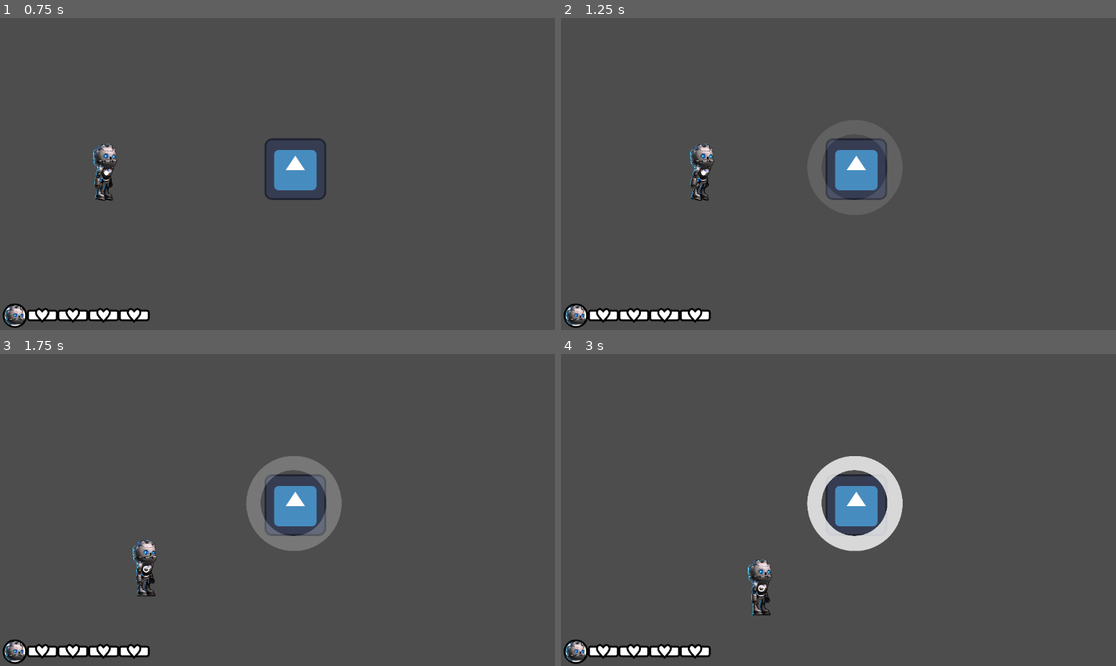
Above: before the commit, frames 1-4 (two rows, left to right).
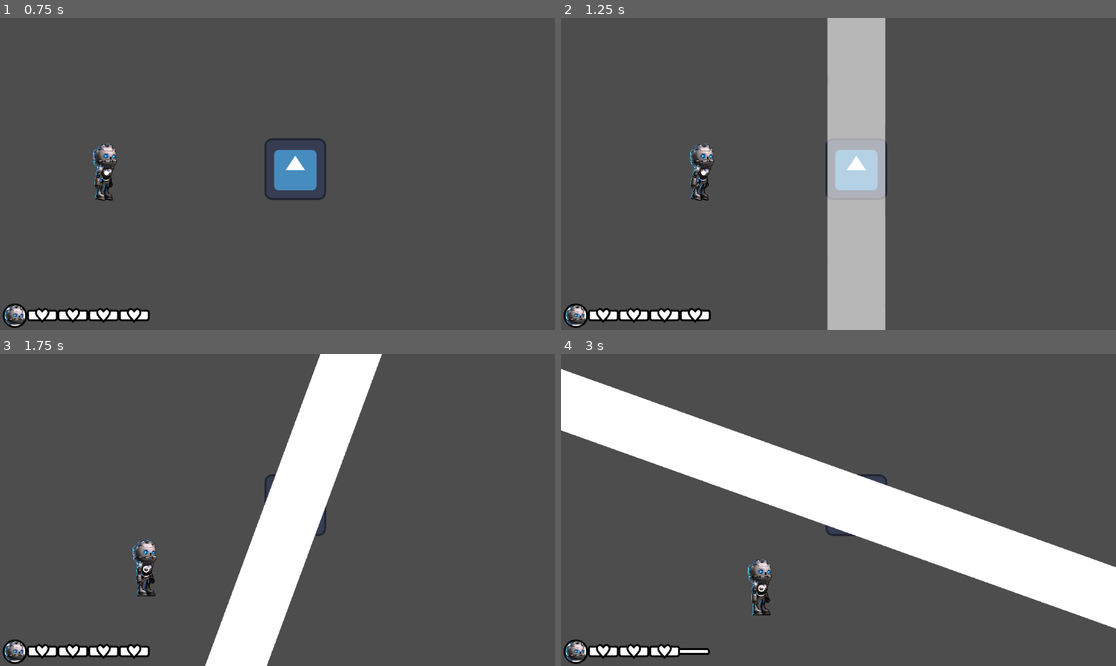
Above: after the commit, the same moments.

Repository: Ralarssenth/BulletHell
Game: Godot game, scene res://scenes/boss_room.tscn
Two runs of this game, one before a commit and one after it. Both use one fixed random seed, a clock stepped at 60 frames per second and the inputs below. The engine's default icon, where the game draws it, is replaced by a stand-in: a white triangle on a blue panel in a dark square.
Inputs:
- Up to frame 1 (0.75 s): tap Enter at 0.5 s; hold Right (right) from 0.53 s (still down); hold Shift (shift) from 0.53 s (still down)
- Up to frame 2 (1.25 s): keep holding Right (right); keep holding Shift (shift)
- Up to frame 3 (1.75 s): release Right (right) at 1.28 s; release Shift (shift) at 1.28 s; hold Down (down) from 1.28 s (still down); tap Shift (shift) at 1.35 s
- Up to frame 4 (3 s): release Down (down) at 2.03 s; hold Right (right) 2.03-2.78 s; hold Shift (shift) 2.03-2.78 s; hold Up (up) from 2.78 s (still down); tap Shift (shift) at 2.85 s

Frame 1 is identical in both runs. In frame 2, 10% of the frame differs, in the area x 47-59%, y 0-100%; in frame 3, 12%; in frame 4, 21%, in the area x 0-100%, y 4-98%.

Commit message:
line attack
-added unique instances of pointBlank and donut images in the player folder for the player sprite
-added a line attack with logic to burst in place or to spin
-updated the simple timeline to include looping through a spinning line attack

Diff:
--- a/project.godot
+++ b/project.godot
@@ -17,7 +17,7 @@
 
 [autoload]
 
-Globals="*res://scripts/globals.gd"
+Globals="*res://scripts/Globals.gd"
 
 [input]
 
--- a/scenes/boss.tscn
+++ b/scenes/boss.tscn
@@ -1,10 +1,11 @@
-[gd_scene load_steps=6 format=3 uid="uid://bahxyclakwvh0"]
+[gd_scene load_steps=7 format=3 uid="uid://bahxyclakwvh0"]
 
 [ext_resource type="Script" path="res://scripts/Boss.gd" id="1_xkkq8"]
 [ext_resource type="Texture2D" uid="uid://bf4n407w1eenh" path="res://assets/icon.svg" id="2_6h68a"]
 [ext_resource type="PackedScene" uid="uid://hqh15ic51d4t" path="res://scenes/bullet.tscn" id="2_umsnh"]
 [ext_resource type="PackedScene" uid="uid://1yxoi5kmq2xq" path="res://scenes/point_blank.tscn" id="3_ce7rw"]
 [ext_resource type="PackedScene" uid="uid://d6v3jyvlpbc5" path="res://scenes/donut.tscn" id="5_u6ebe"]
+[ext_resource type="PackedScene" uid="uid://u4wmya6ayiw0" path="res://scenes/line_attack.tscn" id="6_v001s"]
 
 [node name="Boss" type="Sprite2D"]
 texture = ExtResource("2_6h68a")
@@ -13,6 +14,7 @@
 bullet_node = ExtResource("2_umsnh")
 pointBlank_node = ExtResource("3_ce7rw")
 donut_node = ExtResource("5_u6ebe")
+line_attack_node = ExtResource("6_v001s")
 
 [node name="BulletShootSpeed" type="Timer" parent="."]
 wait_time = 0.1
@@ -23,8 +25,12 @@
 
 [node name="DonutTimer" type="Timer" parent="."]
 one_shot = true
+
+[node name="LineTimer" type="Timer" parent="."]
+one_shot = true
 autostart = true
 
 [connection signal="timeout" from="BulletShootSpeed" to="." method="_on_speed_timeout"]
 [connection signal="timeout" from="PointBlank" to="." method="_on_point_blank_timeout"]
 [connection signal="timeout" from="DonutTimer" to="." method="_on_donut_timer_timeout"]
+[connection signal="timeout" from="LineTimer" to="." method="_on_line_timer_timeout"]
--- /dev/null
+++ b/scenes/line_attack.tscn
@@ -0,0 +1,24 @@
+[gd_scene load_steps=4 format=3 uid="uid://u4wmya6ayiw0"]
+
+[ext_resource type="Texture2D" uid="uid://b4e46ty7iwe5u" path="res://assets/lineAttack.png" id="1_bickg"]
+[ext_resource type="Script" path="res://scripts/line_attack.gd" id="1_ohocd"]
+
+[sub_resource type="RectangleShape2D" id="RectangleShape2D_ngqds"]
+size = Vector2(600, 600)
+
+[node name="LineAttack" type="Area2D" groups=["enemy_hitbox"]]
+script = ExtResource("1_ohocd")
+
+[node name="Sprite2D" type="Sprite2D" parent="."]
+modulate = Color(1, 1, 1, 0.0980392)
+scale = Vector2(5, 0.2)
+texture = ExtResource("1_bickg")
+
+[node name="CollisionShape2D" type="CollisionShape2D" parent="."]
+scale = Vector2(5, 0.2)
+shape = SubResource("RectangleShape2D_ngqds")
+disabled = true
+
+[node name="LingeringTimer" type="Timer" parent="."]
+
+[connection signal="timeout" from="LingeringTimer" to="." method="_on_lingering_timer_timeout"]
--- a/scenes/player.tscn
+++ b/scenes/player.tscn
@@ -7,8 +7,8 @@
 [ext_resource type="Texture2D" uid="uid://7tuydk1vohe5" path="res://assets/player/head.png" id="4_8dcyw"]
 [ext_resource type="Texture2D" uid="uid://dn3vltlxxv0k2" path="res://assets/player/legFront.png" id="5_h6d54"]
 [ext_resource type="Texture2D" uid="uid://bt64yvgv4a1ke" path="res://assets/player/armFront.png" id="6_rqt5e"]
-[ext_resource type="Texture2D" uid="uid://bpdmease50tqw" path="res://assets/donut.png" id="8_bkerv"]
-[ext_resource type="Texture2D" uid="uid://dbowgo75yo6s1" path="res://assets/pointBlank.png" id="9_3f4ef"]
+[ext_resource type="Texture2D" uid="uid://c1r6pj5yksvu" path="res://assets/player/donut.png" id="8_5o2e1"]
+[ext_resource type="Texture2D" uid="uid://6ybeiiwy8kwd" path="res://assets/player/pointBlank.png" id="9_vqaj3"]
 
 [sub_resource type="Animation" id="Animation_maaag"]
 length = 0.001
@@ -277,12 +277,12 @@
 
 [node name="Normal" type="Sprite2D" parent="CollisionShape2D"]
 scale = Vector2(0.15, 0.15)
-texture = ExtResource("8_bkerv")
+texture = ExtResource("8_5o2e1")
 
 [node name="Tight" type="Sprite2D" parent="CollisionShape2D"]
 visible = false
 position = Vector2(-0.499998, -0.5)
 scale = Vector2(0.105, 0.105)
-texture = ExtResource("9_3f4ef")
+texture = ExtResource("9_vqaj3")
 
 [connection signal="area_entered" from="." to="." method="_on_area_entered"]
--- a/scripts/Boss.gd
+++ b/scripts/Boss.gd
@@ -6,6 +6,7 @@
 @export var bullet_node: PackedScene
 @export var pointBlank_node: PackedScene
 @export var donut_node: PackedScene
+@export var line_attack_node: PackedScene
 
 
 func get_vector(angle):
@@ -20,7 +21,7 @@
 
 	get_tree().current_scene.call_deferred("add_child", bullet)
 
-func spawnPointBlank(_size:float, _timer:float, _linger:float):
+func spawn_pointBlank(_size:float, _timer:float, _linger:float):
 	var pointBlank = pointBlank_node.instantiate()
 
 	pointBlank.init(position, _size, _timer, _linger)
@@ -28,7 +29,7 @@
 	get_tree().current_scene.call_deferred("add_child", pointBlank)
 	#print("pointBlank added to scene with params size: " + str(_size) + " and timer: " + str(_timer))
 
-func spawnDonut(_size:float, _density:int, _timer:float):
+func spawn_donut(_size:float, _density:int, _timer:float):
 	var donut = donut_node.instantiate()
 
 	donut.init(position, _size, _density, _timer)
@@ -36,19 +37,33 @@
 	get_tree().current_scene.call_deferred("add_child", donut)
 
 
+
+func spawn_line_attack(_angle:float, _timer:float, _linger:float, _type:String):
+	var line_attack = line_attack_node.instantiate()
+
+	get_tree().current_scene.call_deferred("add_child", line_attack)
+	line_attack.init(position, _angle, _timer, _linger, _type)
+
 func _on_speed_timeout():
 	shoot(theta)
 
 
 func _on_point_blank_timeout():
 	var recast_timer = 3.0
-	spawnPointBlank(100.0, recast_timer, 0.5)
+	spawn_pointBlank(100.0, recast_timer, 0.5)
 	$DonutTimer.set_wait_time(recast_timer)
 	$DonutTimer.start()
 
 
 func _on_donut_timer_timeout():
 	var recast_timer = 3.0
-	spawnDonut(100.0, 32, recast_timer)
+	spawn_donut(100.0, 32, recast_timer)
+	$LineTimer.set_wait_time(recast_timer)
+	$LineTimer.start()
+
+
+func _on_line_timer_timeout():
+	var recast_timer = 3.0
+	spawn_line_attack(Globals.VERTICAL, 0.5, 2.5, "spin")
 	$PointBlank.set_wait_time(recast_timer)
 	$PointBlank.start()
--- a/scripts/Donut.gd
+++ b/scripts/Donut.gd
@@ -7,12 +7,12 @@
 var radius = 100
 
 var theta:float = 0.0
-var delta:float
+var alpha:float
 
 
 # Called when the node enters the scene tree for the first time.
 func _ready():
-	delta = (2.0 * PI) / bullet_density
+	alpha = (2.0 * PI) / bullet_density
 	$DelayTimer.set_wait_time(timer)
 	$DelayTimer.start()
 	var tween = create_tween()
@@ -42,7 +42,7 @@
 
 
 func get_vector(angle):
-	theta = angle + delta
+	theta = angle + alpha
 	return Vector2(cos(theta), sin(theta))
 
 
--- a/scripts/globals.gd
+++ b/scripts/globals.gd
@@ -2,6 +2,11 @@
 
 signal player_damaged
 signal player_died
+
+const HORIZONTAL = 0.0
+const VERTICAL = PI / 2.0
+const DIAGONAL_NW_SE = - PI / 4.0
+const DIAGONAL_NE_SW = PI / 4.0
 
 # Called when the node enters the scene tree for the first time.
 func _ready():
--- /dev/null
+++ b/scripts/line_attack.gd
@@ -0,0 +1,49 @@
+extends Area2D
+
+var theta:float = 0.0
+var timer:float = 0.5
+var linger:float = 3.0
+var type:String = "spin"
+
+
+# Called when the node enters the scene tree for the first time.
+func _ready():
+	init()
+
+func init(_position=position, _angle=theta, _timer=timer, _linger=linger, _type=type):
+	position = _position
+	theta = _angle
+	timer = _timer
+	linger = _linger
+	type = _type
+
+	# Set the unique collision shape
+	$CollisionShape2D.shape = $CollisionShape2D.shape.duplicate() # Make this shape unique
+	# Set the rotation of the line's collision shape and sprite together
+	$CollisionShape2D.set_rotation(theta)
+	$Sprite2D.set_rotation(theta)
+	#call the function to execute the type of line attack
+	call_deferred(type)
+
+# Called every frame. 'delta' is the elapsed time since the previous frame.
+func _process(delta):
+	pass
+
+func burst():
+	var tween = create_tween()
+	tween.tween_property($Sprite2D,"modulate:a", 1, timer).set_trans(Tween.TRANS_SINE)
+	tween.tween_callback(enable_collision_shape)
+
+func enable_collision_shape():
+	$CollisionShape2D.set_deferred("disabled", false)
+	$LingeringTimer.set_wait_time(linger)
+	$LingeringTimer.start()
+
+func _on_lingering_timer_timeout():
+	queue_free()
+
+func spin():
+	var tween = create_tween()
+	await tween.tween_property($Sprite2D,"modulate:a", 1, timer).set_trans(Tween.TRANS_SINE)
+	tween.tween_callback(enable_collision_shape)
+	tween.tween_property(self,"rotation", PI, linger).set_trans(Tween.TRANS_LINEAR)
Binary file added: assets/lineAttack.png
Not shown, added: assets/lineAttack.png.import
Binary file added: assets/player/donut.png
Not shown, added: assets/player/donut.png.import
Binary file added: assets/player/pointBlank.png
Not shown, added: assets/player/pointBlank.png.import
